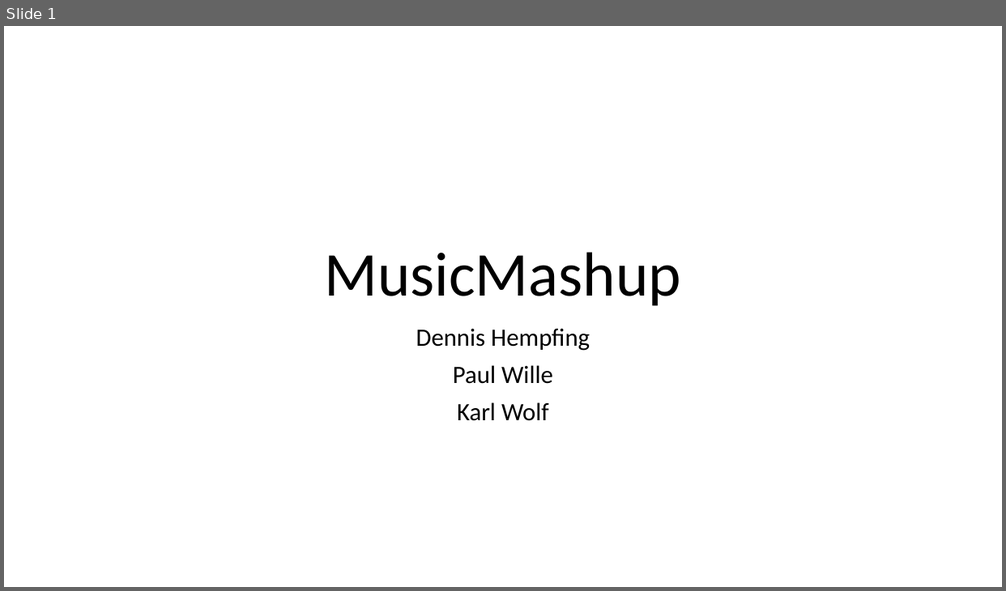
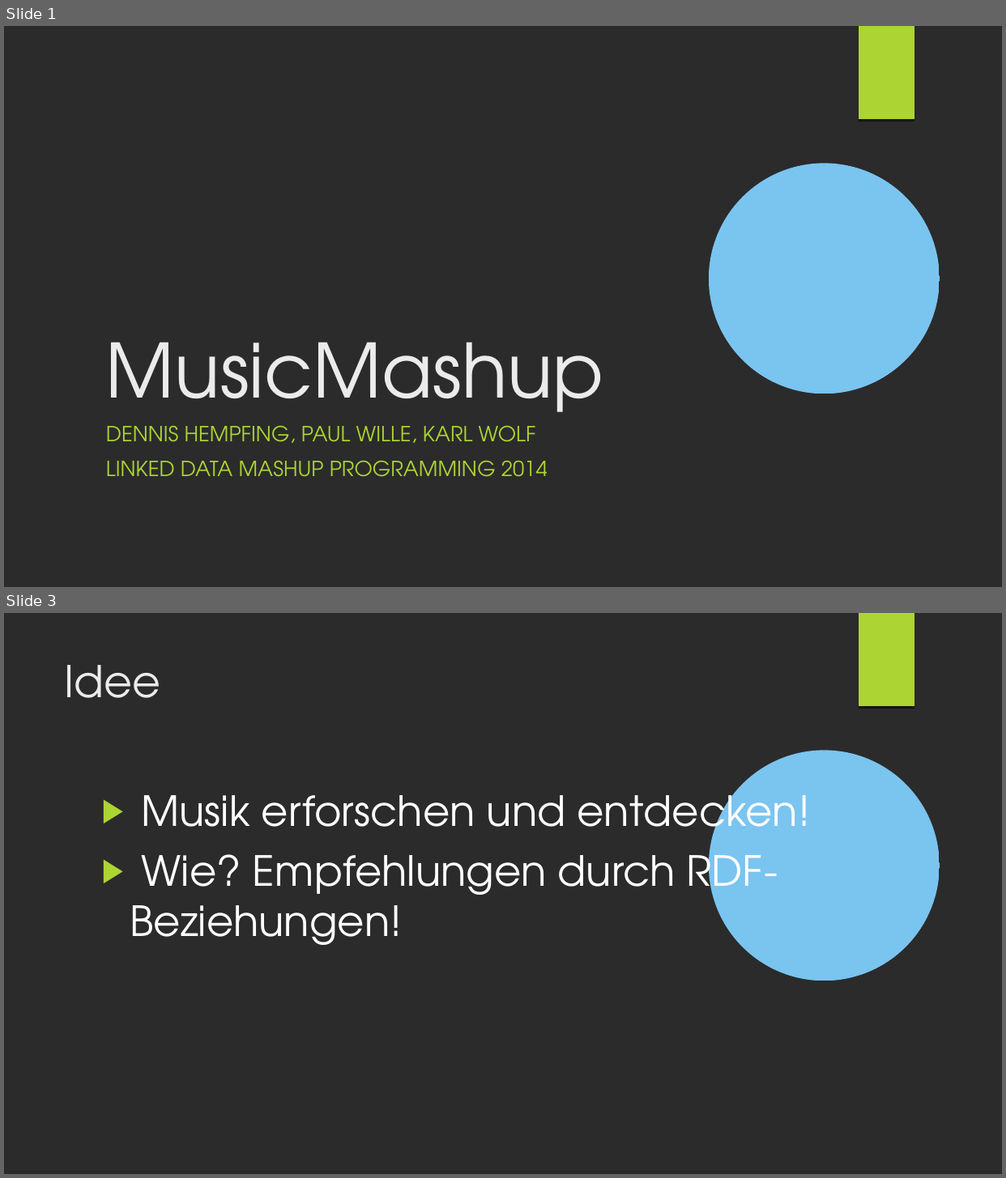
Before and after one commit to wolfkarl/MusicMashup, a slide deck: vortrag/MusicMashup_Zwischen.odp. Shown one above the other, each under a label of ours: slide 1 before the commit, slides 1 and 3 after it; the slides between them are not shown. The pictures are 1006x591 and 1006x1178 pixels, drawn with LibreOffice and Linux fonts; fonts in the diff are those of the drawing; background and template pictures are left out; a plain dark background stands for a picture behind light text. Boxes give left, top, right and bottom in pixels: in the first picture for what was removed or moved away, otherwise in the second. Text is boxed around its words. In the diff, an @@ line names an element or a change of style, - is before the commit and + after.

```diff
--- a/vortrag/MusicMashup_Zwischen.odp
+++ b/vortrag/MusicMashup_Zwischen.odp
@@ slide 3 added at [4,613,1002,1174], background picture (left out); not listed: 2 template elements that a slide beside it also shows @@
@@ title added at [65,665,161,698], 42 pt, text #EBEBEB @@
+Idee
@@ text added at [130,782,810,945], 40 pt, text #FFFFFF @@
+▶ Musik erforschen und entdecken!
+▶ Wie? Empfehlungen durch RDF-Beziehungen!
@@ slide 1 changed as well @@
@@ background #FFFFFF to picture (left out) @@
@@ freeform shape added at [859,26,914,120], fill #ACD433 @@
@@ title "MusicMashup": place and size @@
-title "MusicMashup" at [325,252,682,306]
+title "MusicMashup" at [106,342,604,433]
@@ title "MusicMashup" at [106,342,604,433]: size 60 to 72 pt, font Calibri to TeX Gyre Adventor, text colour #000000 to #EBEBEB; alignment centre to left; line spacing 0.9 to 1 @@
@@ freeform shape added at [709,163,939,394], fill #7AC4F0 @@
@@ subtitle at [106,425,548,477]: text changed; size 24 to 20 pt; font Calibri to TeX Gyre Adventor; text colour #000000 to #ACD433 @@
-Dennis Hempfing
-Paul Wille
-Karl Wolf
+DENNIS HEMPFING, PAUL WILLE, KARL WOLF
+LINKED DATA MASHUP PROGRAMMING 2014
```
Also in this commit, not shown: 2 other slides changed, 12 other slides added, 4 slides removed, 1 other file.
